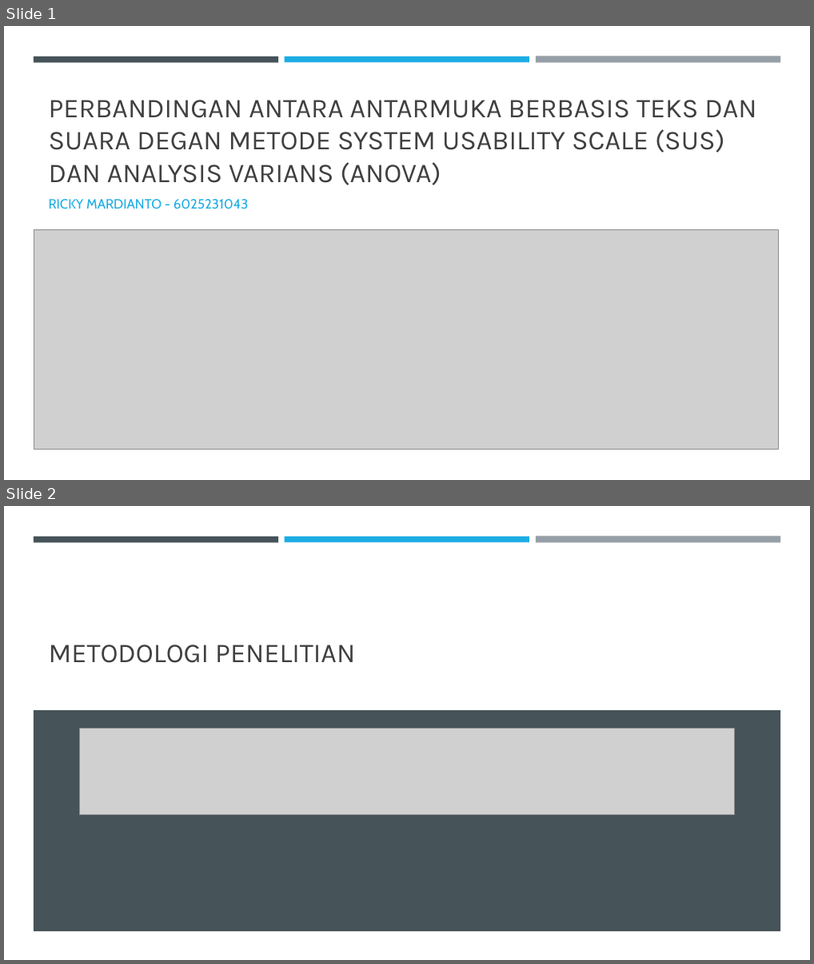
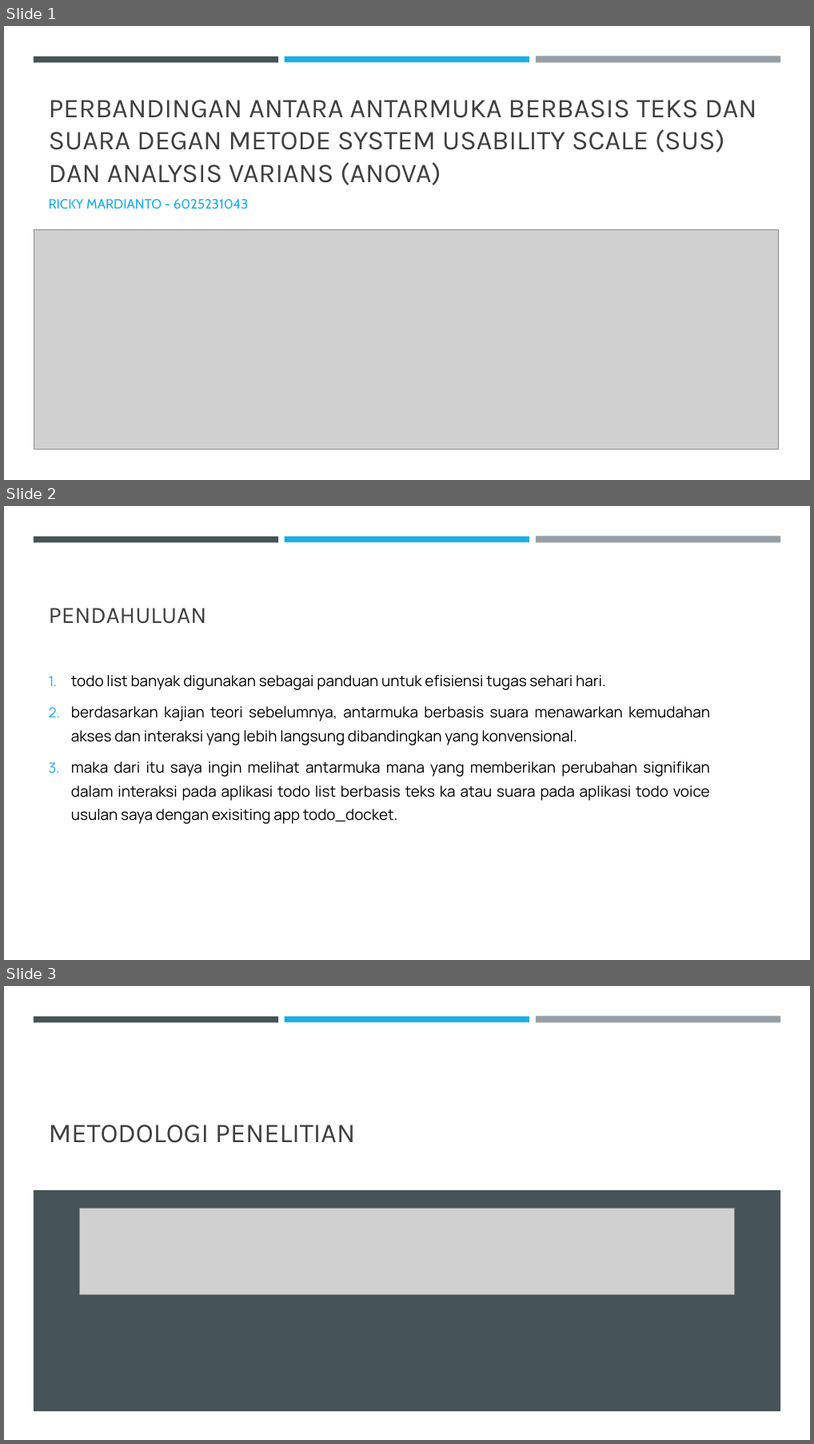
Before and after one commit to tdimk2023p/final-project-Rycmio, a slide deck: Final Project IMK/ppt tugas lapor empirik IMK.pptx. Shown one above the other, each under a label of ours: slides 1 and 2 before the commit, slides 1, 2 and 3 after it. The pictures are 814x964 and 814x1444 pixels, drawn with LibreOffice and Linux fonts; fonts in the diff are those of the drawing; grey boxes stand for pictures. Boxes give left, top, right and bottom in pixels: in the first picture for what was removed or moved away, otherwise in the second. Text is boxed around its words. In the diff, an @@ line names an element or a change of style, - is before the commit and + after.

```diff
--- a/Final Project IMK/ppt tugas lapor empirik IMK.pptx
+++ b/Final Project IMK/ppt tugas lapor empirik IMK.pptx
@@ slide 2 added at [4,506,810,960], background #FFFFFF; not listed: 3 template elements that a slide beside it also shows @@
@@ title added at [49,608,207,624], 28 pt, text #404040 @@
+PENDAHULUAN
@@ text added at [71,675,710,824], 18 pt, text #000000 @@
+1. todo list banyak digunakan sebagai panduan untuk efisiensi tugas sehari hari.
+2. berdasarkan kajian teori sebelumnya, antarmuka berbasis suara menawarkan kemudahan akses dan interaksi yang lebih langsung dibandingkan yang konvensional.
+3. maka dari itu saya ingin melihat antarmuka mana yang memberikan perubahan signifikan dalam interaksi pada aplikasi todo list berbasis teks ka atau suara pada aplikasi todo voice usulan saya dengan exisiting app todo_docket.
@@ what was slide 2 is now slide 3 @@
```
Also in this commit, not shown: 1 other file.
